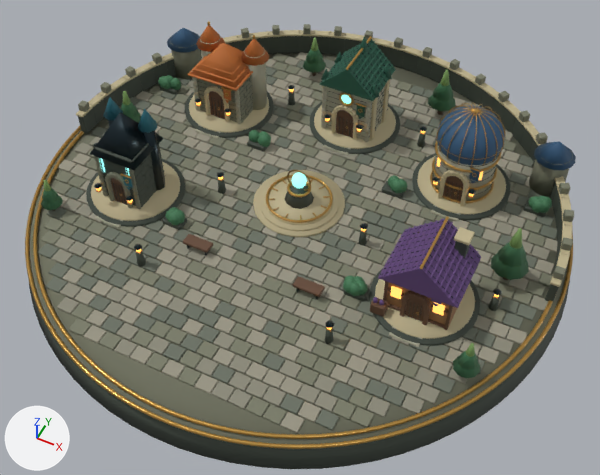
The Blender file concept-art/guild-yard/guild.blend, before and after one commit.
The view is the same before and after, from a 50 mm camera at (13.4, -26.7, 30.9) aimed at (1.1, -2.1, 0.1). Arrows for +X, +Y and +Z are at lower left; the lights stay in place. The older version comes first.

The first picture shows 'courtyard', 'hall_anthropic', 'hall_google', 'hall_openai', 'hall_shell', 'hall_xai'.
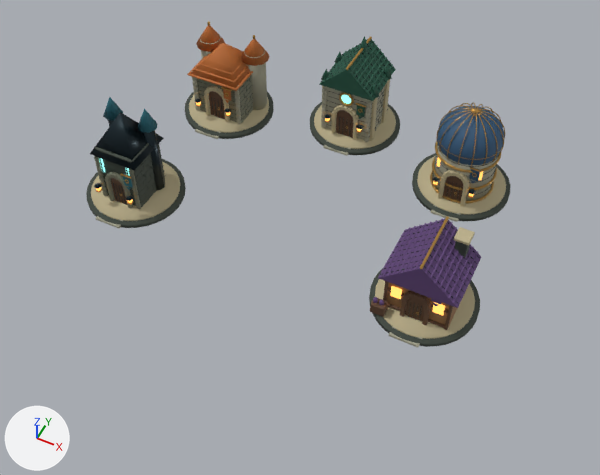
Where the change shows, as pixel boxes (x1, y1, x2, y2) in the pictures (600 x 475 px):
'courtyard', no longer drawn: before (25, 24, 576, 469)

Patch to the scene script:
```diff
--- a/concept-art/guild-yard/guild.blend.py
+++ b/concept-art/guild-yard/guild.blend.py
@@ ob_courtyard @@
-ob_courtyard = bpy.data.objects.new('courtyard', me_courtyard)
+ob_courtyard = bpy.data.objects.new('courtyard', None)
 ob_courtyard.location = (0.0, 0.0, 0.0)
```
